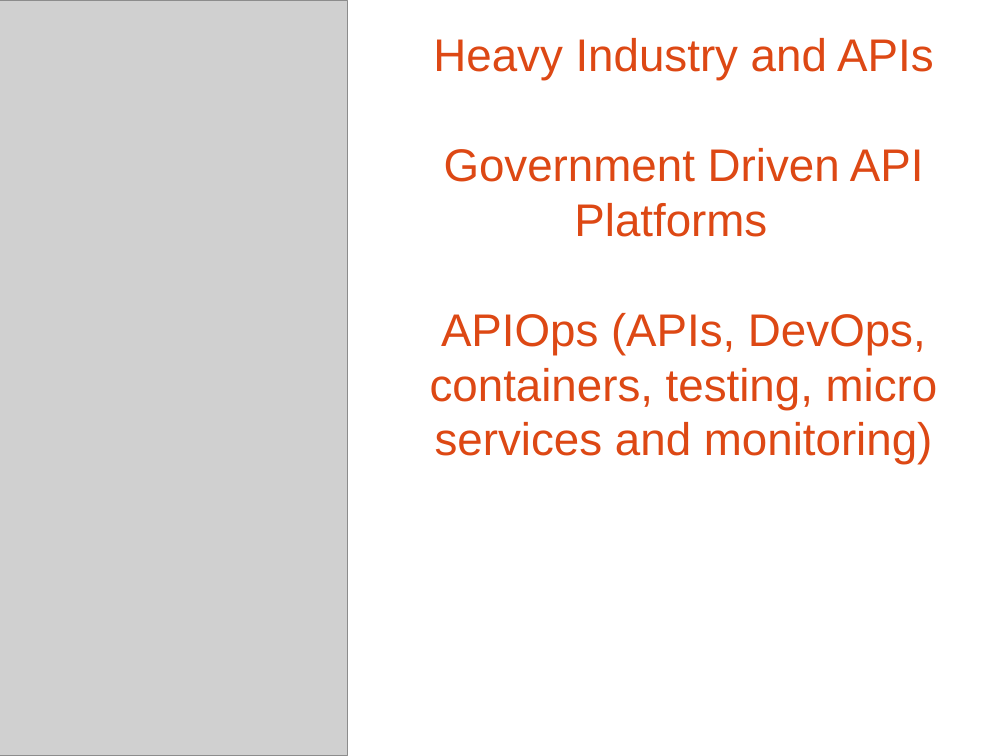
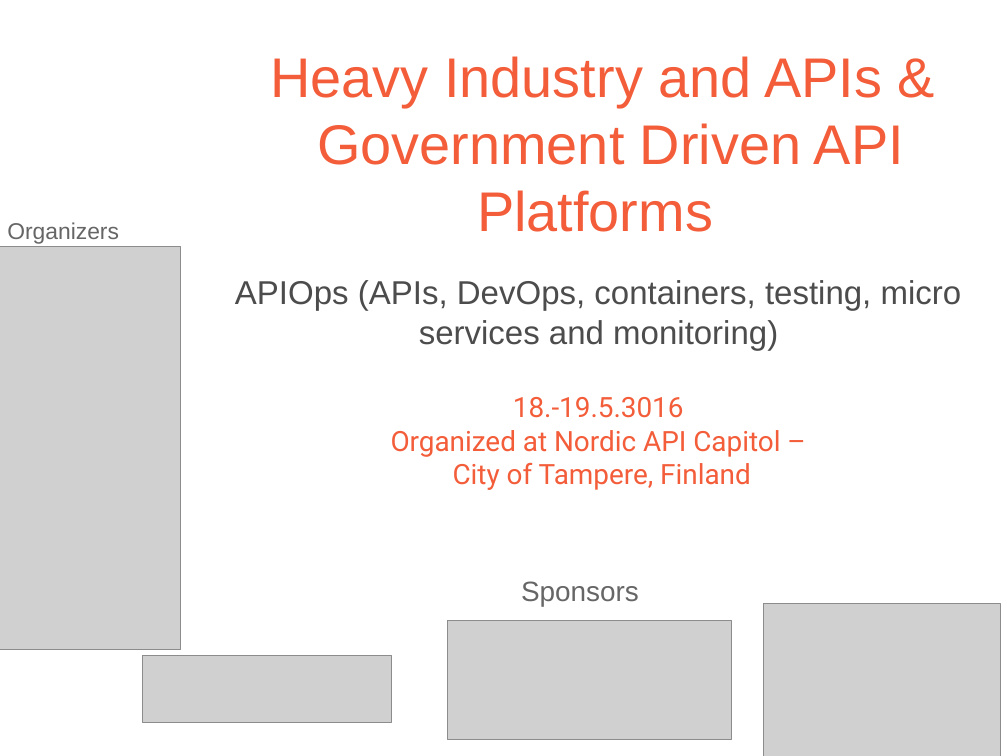
Before and after one commit to apidaysnordic/apidaysnordic.github.io, a slide deck: slide 1 of organizers/slides-api-days-nordic.odp. Drawn at 1008x756 pixels with LibreOffice and Linux fonts; fonts in the diff are those of the drawing; grey boxes stand for pictures; background and template pictures are left out. Boxes give left, top, right and bottom in pixels: in the first picture for what was removed or moved away, otherwise in the second. Text is boxed around its words. In the diff, an @@ line names an element or a change of style, - is before the commit and + after.

```diff
--- a/organizers/slides-api-days-nordic.odp
+++ b/organizers/slides-api-days-nordic.odp
@@ text "Heavy Industry and APIs &": place and size @@
-text "Heavy Industry and APIs &" at [430, 38, 938, 465]
+text "Heavy Industry and APIs &" at [271, 56, 904, 232]
@@ text at [271, 56, 882, 107]: text changed; size 36 to 44 pt; text colour #DD4814 to #F35D3A @@
-Heavy Industry and APIs
+Heavy Industry and APIs &
@@ text at [317, 123, 904, 232]: size 36 to 44 pt, text colour #DD4814 to #F35D3A in "Government Driven API Platforms" @@
@@ text added at [7, 222, 119, 244], 18 pt, text #666666 @@
+Organizers
@@ picture: place and size @@
-picture at [0, 0, 348, 756]
+picture at [0, 247, 181, 649]
@@ text added at [235, 280, 962, 350], 26 pt, text #4C4C4C @@
+APIOps (APIs, DevOps, containers, testing, micro services and monitoring)
@@ text at [430, 313, 938, 465]: paragraph removed @@
-APIOps (APIs, DevOps, containers, testing, micro services and monitoring)
@@ text added at [391, 397, 780, 490], 22 pt, text #F35D3A @@
+18.-19.5.3016
+Organized at Nordic API Capitol –
+City of Tampere, Finland
@@ text added at [521, 581, 639, 606], 22 pt, text #666666 @@
+Sponsors
@@ picture added at [447, 620, 732, 739] @@
@@ picture added at [764, 604, 1001, 756] @@
@@ picture added at [143, 655, 391, 723] @@
```
Also in this commit, not shown: 1 other slide changed, 3 slides added, 2 slides removed, 5 other files.
